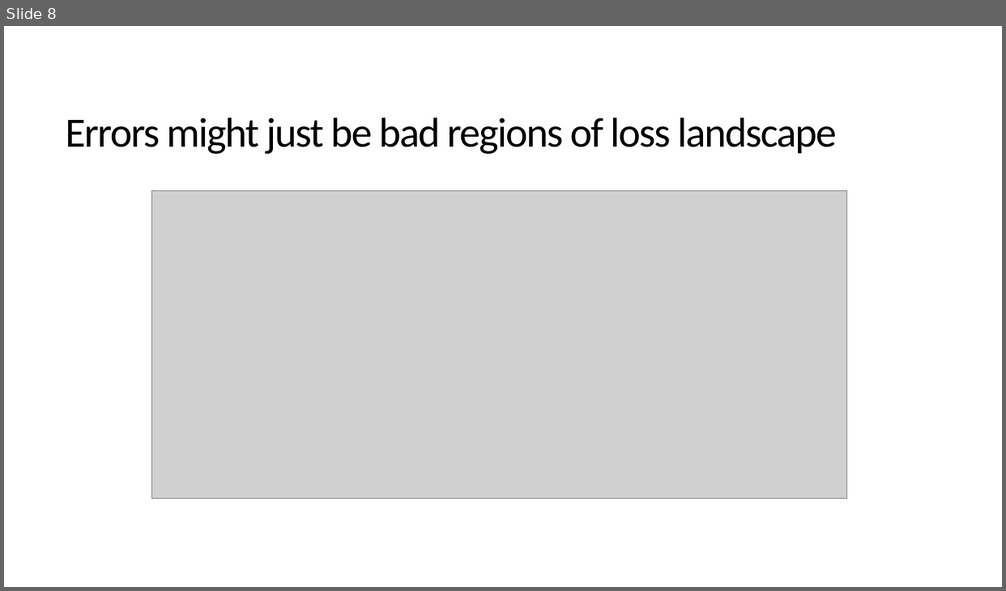
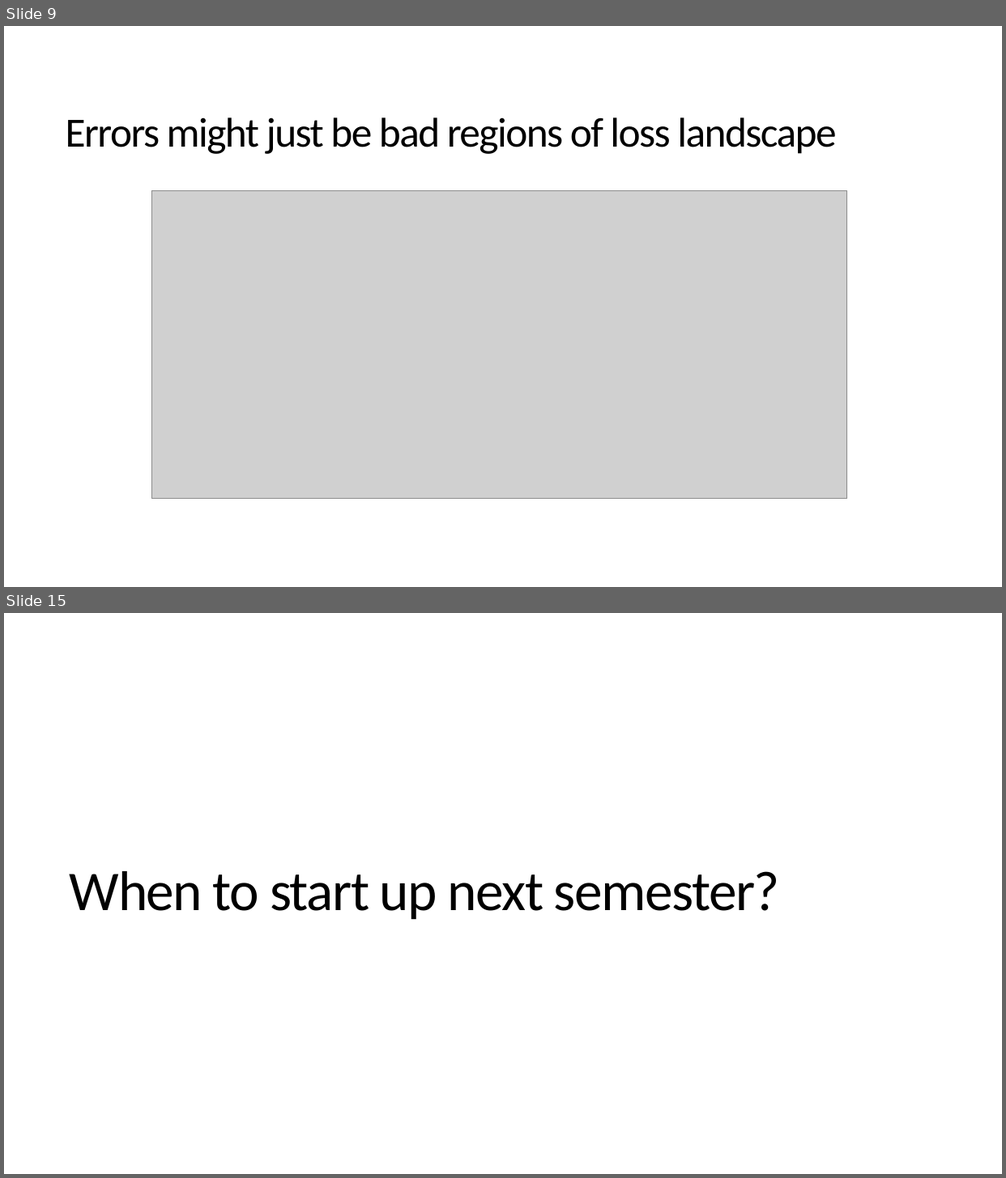
Before and after one commit to sjurmsc/MSC2023, a slide deck: Meeting Presentations/03.11.2022_General_meeting.pptx. Shown one above the other, each under a label of ours: slide 8 before the commit, slides 9 and 15 after it; the slides between them are not shown. The pictures are 1006x591 and 1006x1178 pixels, drawn with LibreOffice and Linux fonts; fonts in the diff are those of the drawing; grey boxes stand for pictures. Boxes give left, top, right and bottom in pixels: in the first picture for what was removed or moved away, otherwise in the second. Text is boxed around its words. In the diff, an @@ line names an element or a change of style, - is before the commit and + after.

```diff
--- a/Meeting Presentations/03.11.2022_General_meeting.pptx
+++ b/Meeting Presentations/03.11.2022_General_meeting.pptx
@@ slide 15 added at (4, 613, 1002, 1174), background #FFFFFF @@
@@ title added at (70, 871, 780, 920), 54 pt, text #000000 @@
+When to start up next semester?
@@ what was slide 8 is now slide 9 @@
```
Also in this commit, not shown: 2 slides changed, 5 other slides added, 1 other file.
